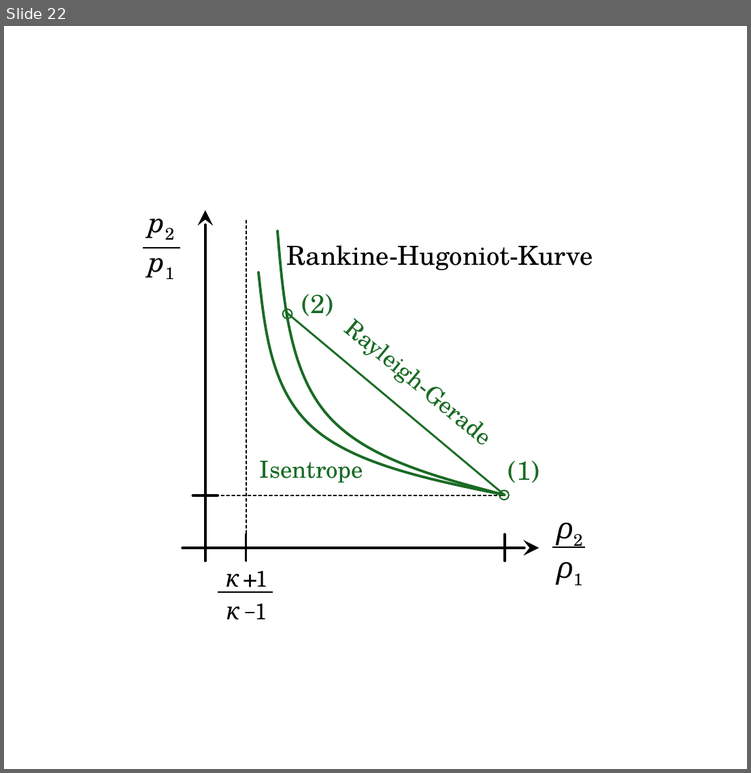
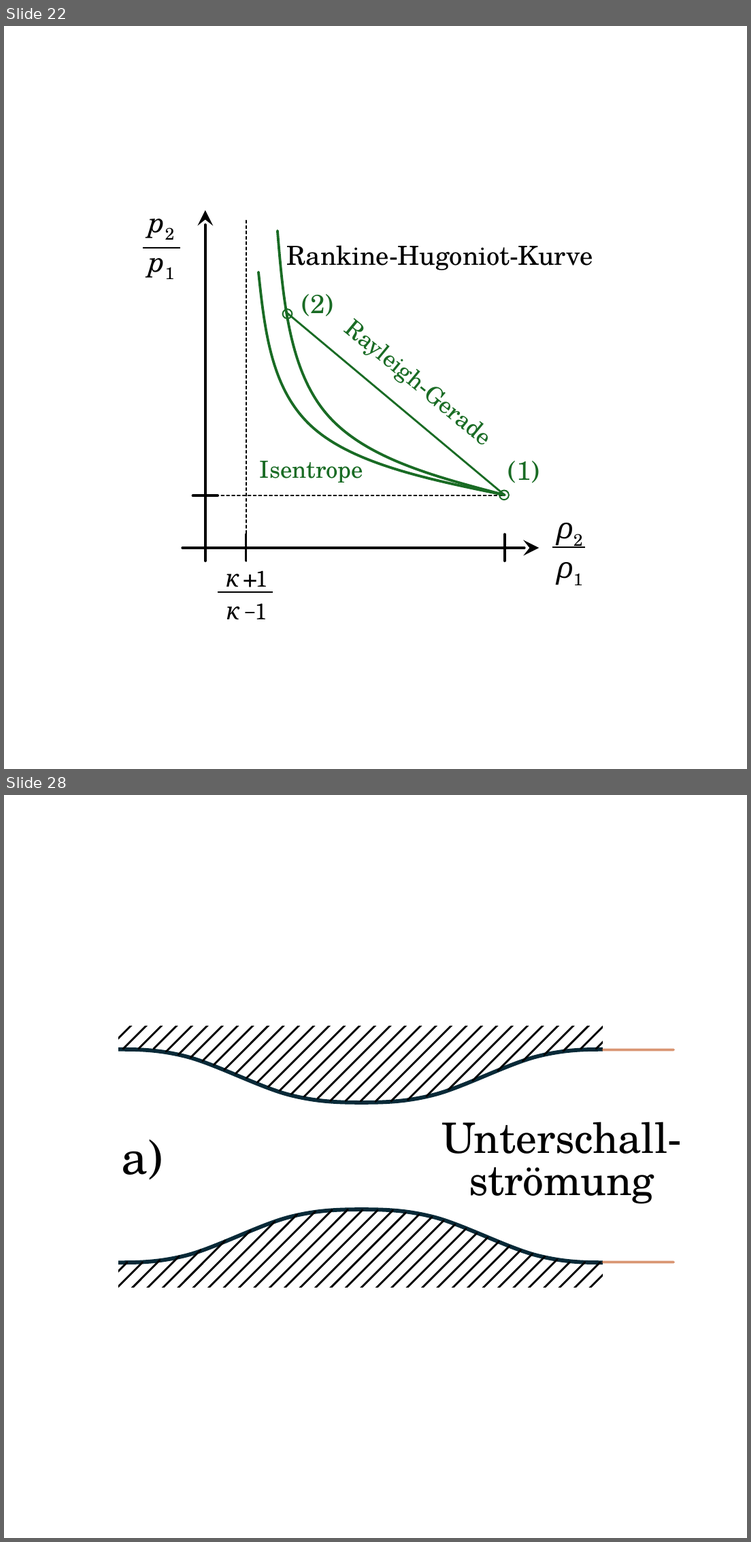
Before and after one commit to m4zeRobot/Project-FoSa, a slide deck: Strömungslehre 2/images/SL2-Images.pptx. Shown one above the other, each under a label of ours: slide 22 before the commit, slides 22 and 28 after it; the slides between them are not shown. The pictures are 751x773 and 751x1542 pixels, drawn with LibreOffice and Linux fonts; fonts in the diff are those of the drawing. Boxes give left, top, right and bottom in pixels: in the first picture for what was removed or moved away, otherwise in the second. Text is boxed around its words. In the diff, an @@ line names an element or a change of style, - is before the commit and + after.

```diff
--- a/Strömungslehre 2/images/SL2-Images.pptx
+++ b/Strömungslehre 2/images/SL2-Images.pptx
@@ slide 28 added at [4,795,747,1538], background #FFFFFF @@
@@ group added at [66,934,654,1376]: 82 lines, 4 freeform shapes, 1 rectangle @@
@@ line added from (602, 1049) to (673, 1049), #C04F15 1 pt @@
@@ text added at [121,1139,163,1179], 18 pt, text #000000 @@
+a)
@@ text added at [441,1121,681,1204], 16 pt, text #000000 @@
+Unterschall-strömung
@@ line added from (602, 1262) to (673, 1262), #C04F15 1 pt @@
```
Also in this commit, not shown: 1 slide changed, 11 other slides added, 1 slide removed, 13 other files.
